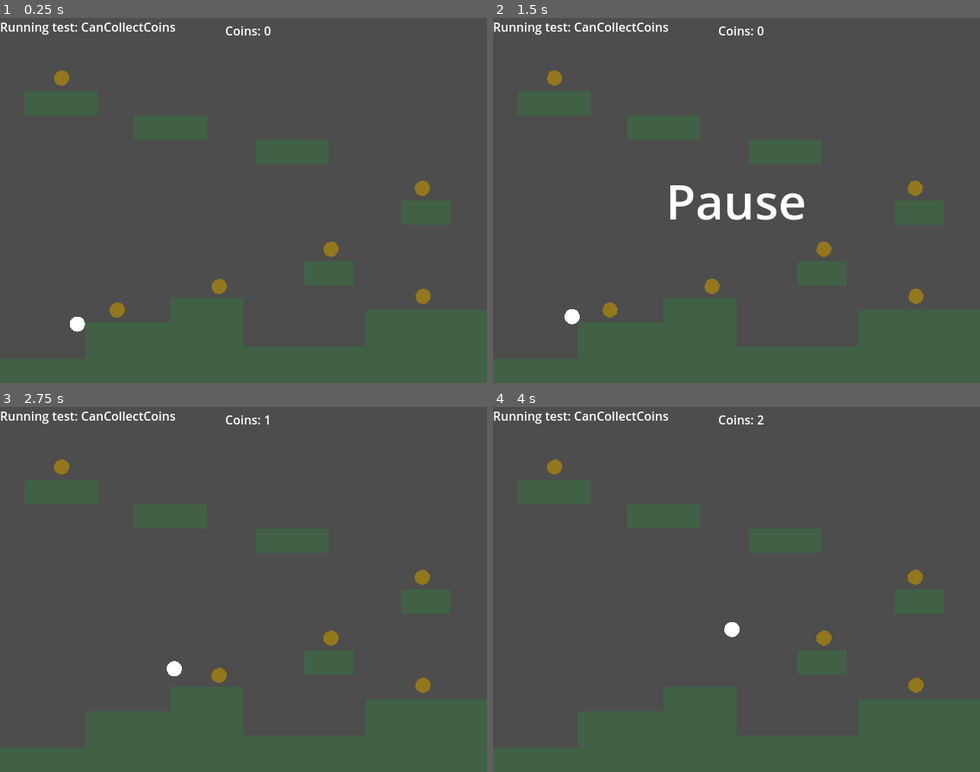
Above: before the commit, frames 1-4 (two rows, left to right).
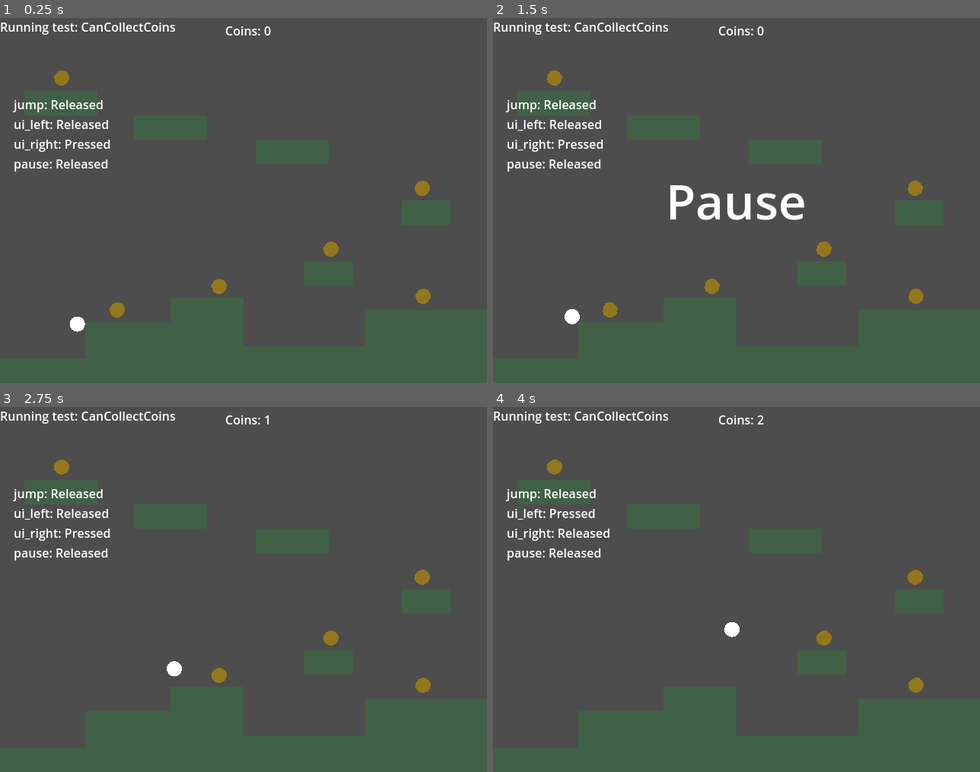
Above: after the commit, the same moments.

Repository: danbolt/actions-test
Game: Godot game, scene res://tests/can_collect_coins.tscn
The game is run twice, just before and just after one commit, with the same random seed, the same clock (stepped at 60 frames per second) and the same inputs. This scene is started directly instead of the project's main scene.
Inputs:
- Up to frame 1 (0.25 s): no input
- Up to frame 2 (1.5 s): tap Enter (pause) at 0.5 s; hold Space (jump) 0.53-1.28 s; hold Right (ui_right) from 0.53 s (still down); tap Space (jump) at 1.35 s
- Up to frame 3 (2.75 s): tap Space (jump) at 1.52, 1.82 s; tap Enter (pause) at 2 s; release Right (ui_right) at 2.03 s; hold Left (ui_left) from 2.03 s (still down); hold Space (jump) from 2.03 s (still down)
- Up to frame 4 (4 s): release Left (ui_left) at 2.78 s; release Space (jump) at 2.78 s; hold Right (ui_right) from 2.78 s (still down); tap Space (jump) at 2.85, 3.02, 3.32 s; hold Space (jump) from 3.53 s (still down)

The runs differ from the first frame. In frame 1, 0.9% of the frame differs, in the area x 2-23%, y 22-43%; in frame 2, 0.9%; in frame 3, 0.9%; in frame 4, 0.9%.

Commit message:
Inputs display

Diff:
--- /dev/null
+++ b/gameobjects/inputs_display.tscn
@@ -0,0 +1,20 @@
+[gd_scene load_steps=2 format=3 uid="uid://cyhy8circ1g0t"]
+
+[ext_resource type="Script" uid="uid://bkv54oovdryui" path="res://scripts/inputs_display.gd" id="1_3iw6y"]
+
+[node name="InputsDisplay" type="Control"]
+process_mode = 3
+layout_mode = 3
+anchors_preset = 15
+anchor_right = 1.0
+anchor_bottom = 1.0
+grow_horizontal = 2
+grow_vertical = 2
+script = ExtResource("1_3iw6y")
+
+[node name="Text" type="Label" parent="."]
+layout_mode = 0
+offset_left = 18.0
+offset_top = 102.0
+offset_right = 169.0
+offset_bottom = 219.0
--- /dev/null
+++ b/scripts/inputs_display.gd
@@ -0,0 +1,16 @@
+extends Control
+
+@onready var text: Label = $Text
+
+const ACTIONS_TO_CHECK: Array[String] = [ "jump", "ui_left", "ui_right", "pause"]
+
+func is_pressed_string_maker(val: bool) -> String:
+	return "Pressed" if val else "Released"
+
+func _process(_delta: float) -> void:
+	text.text = "%s: %s\n%s: %s\n%s: %s\n%s: %s\n" % [
+		ACTIONS_TO_CHECK[0], is_pressed_string_maker(Input.is_action_pressed(ACTIONS_TO_CHECK[0])),
+		ACTIONS_TO_CHECK[1], is_pressed_string_maker(Input.is_action_pressed(ACTIONS_TO_CHECK[1])),
+		ACTIONS_TO_CHECK[2], is_pressed_string_maker(Input.is_action_pressed(ACTIONS_TO_CHECK[2])),
+		ACTIONS_TO_CHECK[3], is_pressed_string_maker(Input.is_action_pressed(ACTIONS_TO_CHECK[3])),
+	]
--- a/scripts/test_template.gd
+++ b/scripts/test_template.gd
@@ -1,6 +1,8 @@
 class_name TestTemplate extends Node
 
 @onready var main_prefab: PackedScene = preload("res://main.tscn")
+
+@onready var inputs_display_prefab: PackedScene = preload("res://gameobjects/inputs_display.tscn")
 
 var main: Main = null
 
@@ -32,5 +34,8 @@
 	add_child(new_main)
 	main = new_main
 
+	var inputs_display = inputs_display_prefab.instantiate()
+	add_child(inputs_display)
+
 	_test_coroutine.call_deferred()
 	_add_test_label()
Not shown, added: scripts/inputs_display.gd.uid
Not shown, added: .github/workflows/run_ingame_tests.yml
